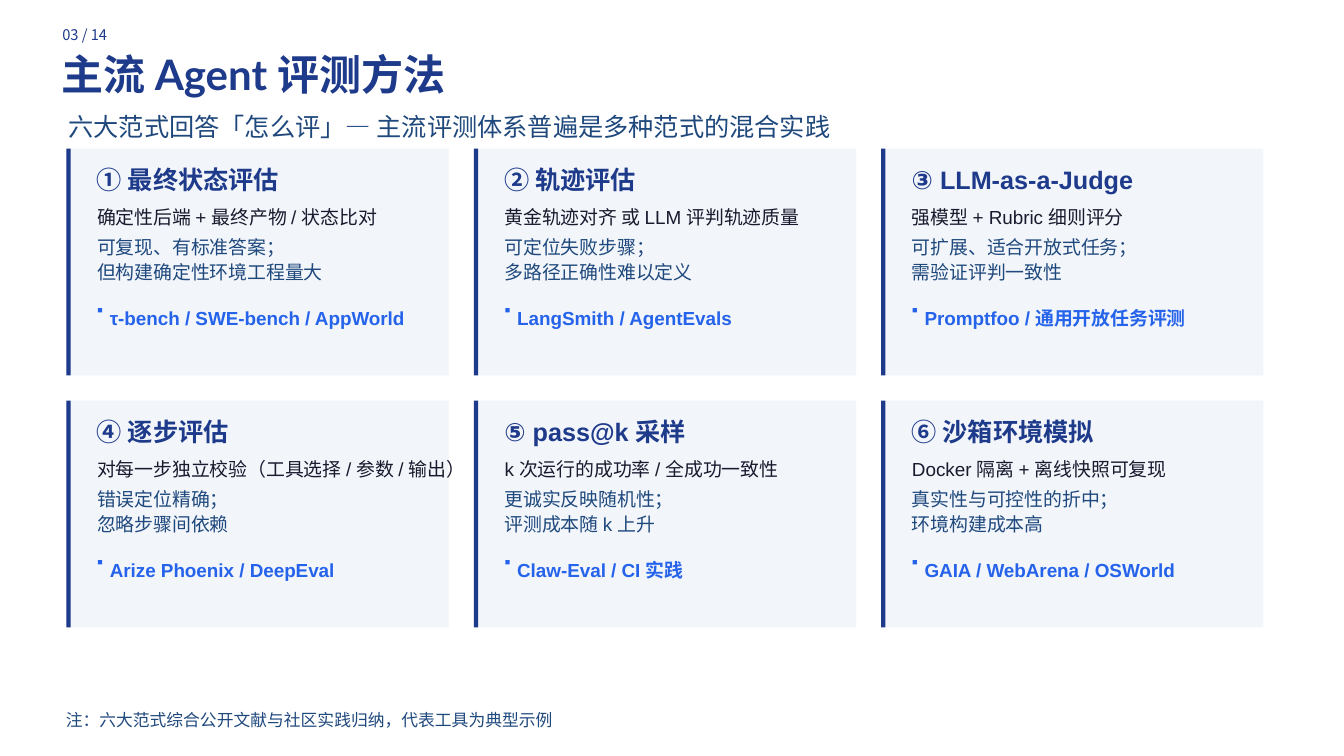
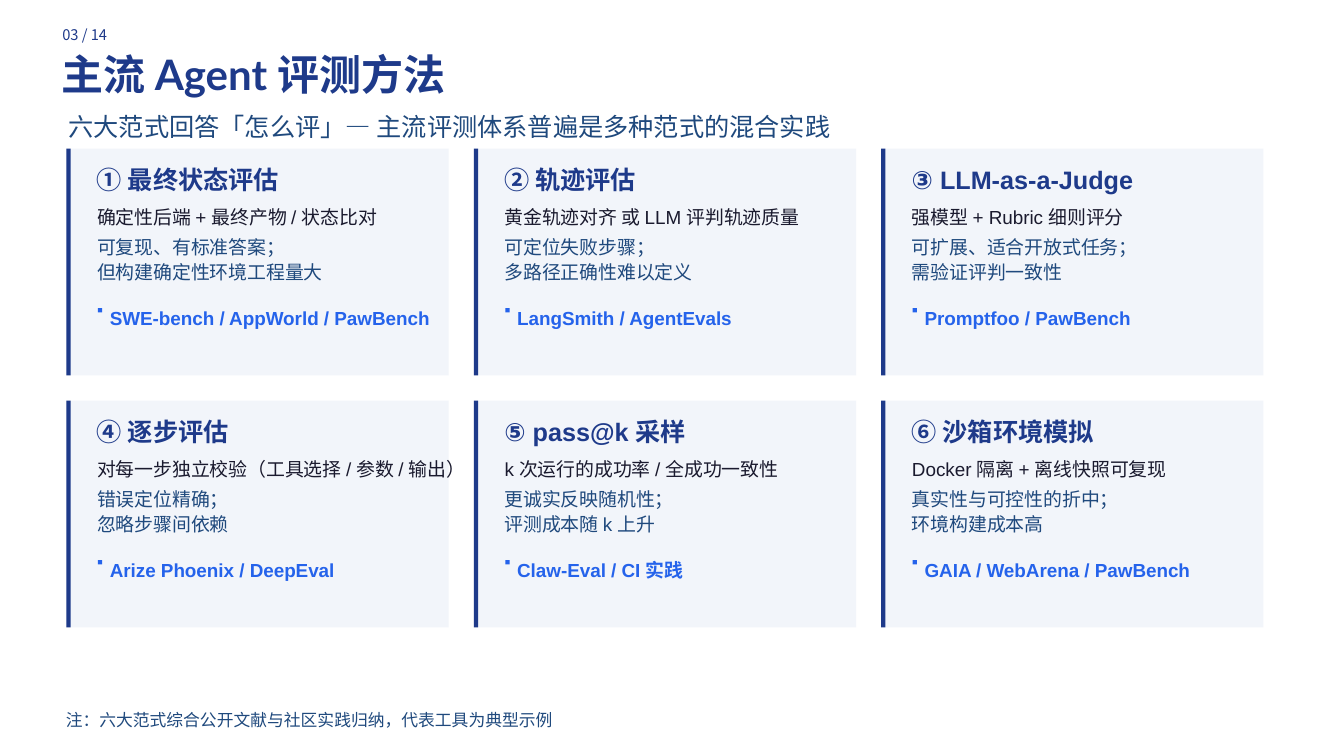
Before and after one commit to polaris007/PawBench, a slide deck: slide 3 of docs/PPT/Agent评测_v6.3.pptx. Drawn at 1344x756 pixels with LibreOffice and Linux fonts; fonts in the diff are those of the drawing. Boxes give left, top, right and bottom in pixels: in the first picture for what was removed or moved away, otherwise in the second. Text is boxed around its words. In the diff, an @@ line names an element or a change of style, - is before the commit and + after.

Commit message:
update PPT

```diff
--- a/docs/PPT/Agent评测_v6.3.pptx
+++ b/docs/PPT/Agent评测_v6.3.pptx
@@ text at (110,311,429,329): text changed @@
-τ-bench / SWE-bench / AppWorld
+SWE-bench / AppWorld / PawBench
@@ text at (925,311,1130,329): text changed @@
-Promptfoo / 通用开放任务评测
+Promptfoo / PawBench
@@ text at (925,563,1190,577): text changed @@
-GAIA / WebArena / OSWorld
+GAIA / WebArena / PawBench
```
Also in this commit, not shown: 1 other slide changed.
